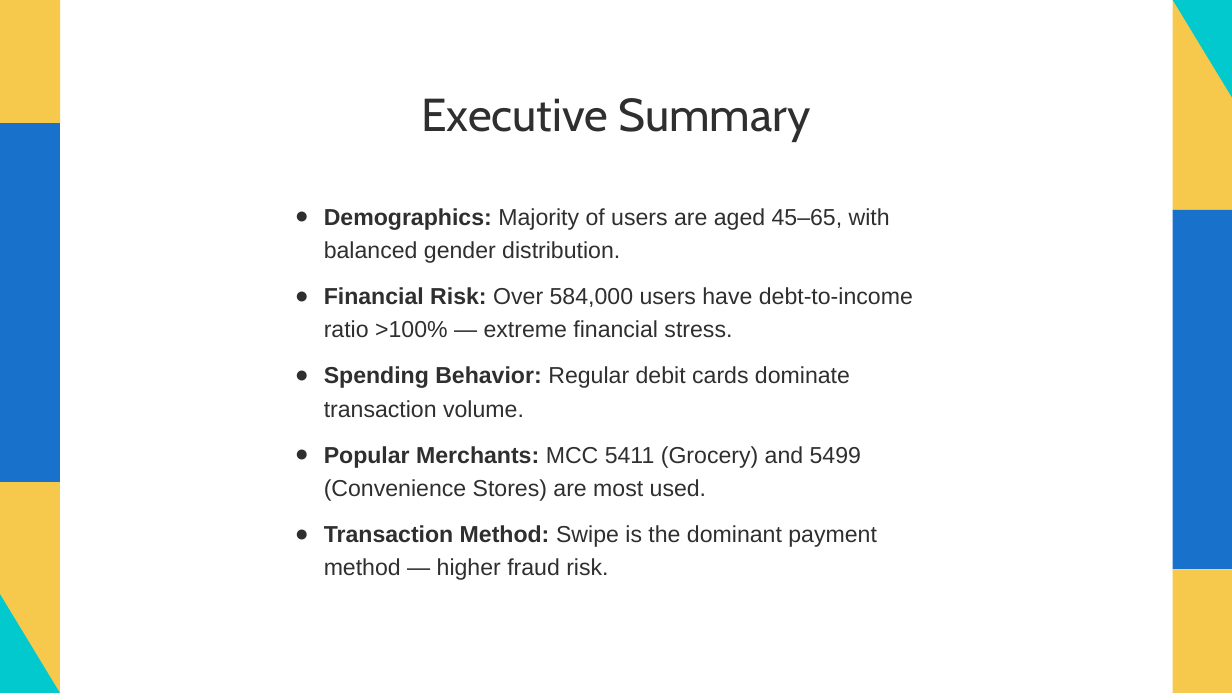
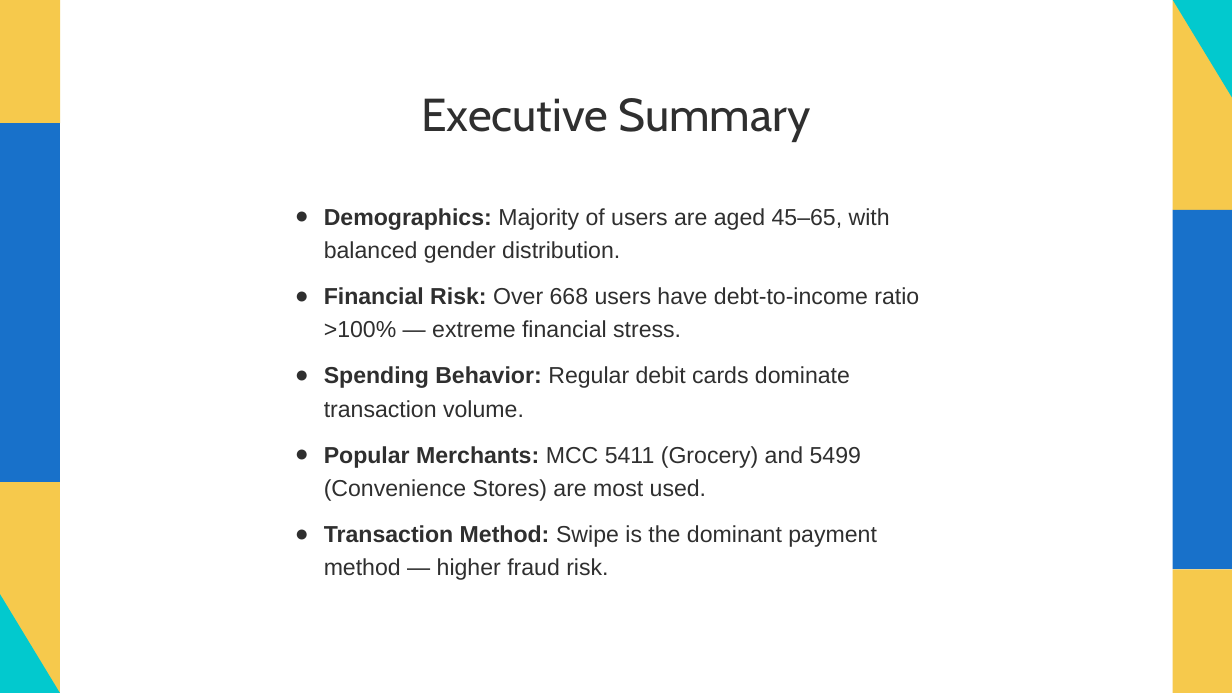
Before and after one commit to RoyhanHidayatullah/technical_test-data_analyst, a slide deck: slide 2 of User Behavior Analysis.pptx. Drawn at 1232x693 pixels with LibreOffice and Linux fonts; fonts in the diff are those of the drawing. Boxes give left, top, right and bottom in pixels: in the first picture for what was removed or moved away, otherwise in the second. Text is boxed around its words. In the diff, an @@ line names an element or a change of style, - is before the commit and + after.

Commit message:
Update

```diff
--- a/User Behavior Analysis.pptx
+++ b/User Behavior Analysis.pptx
@@ text at (x1=324, y1=287, x2=919, y2=338): text changed @@
-● Financial Risk: Over 584,000 users have debt-to-income ratio >100% — extreme financial stress.
+● Financial Risk: Over 668 users have debt-to-income ratio >100% — extreme financial stress.
```
